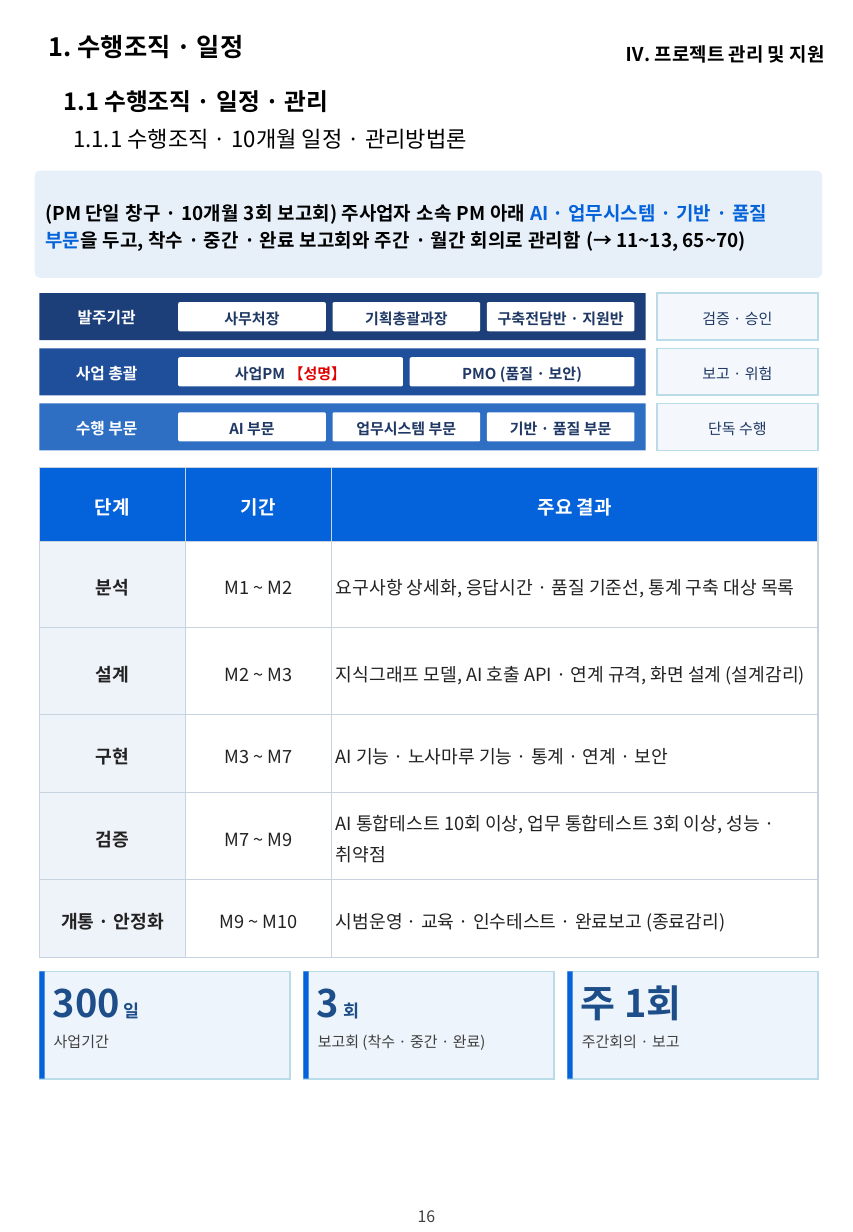
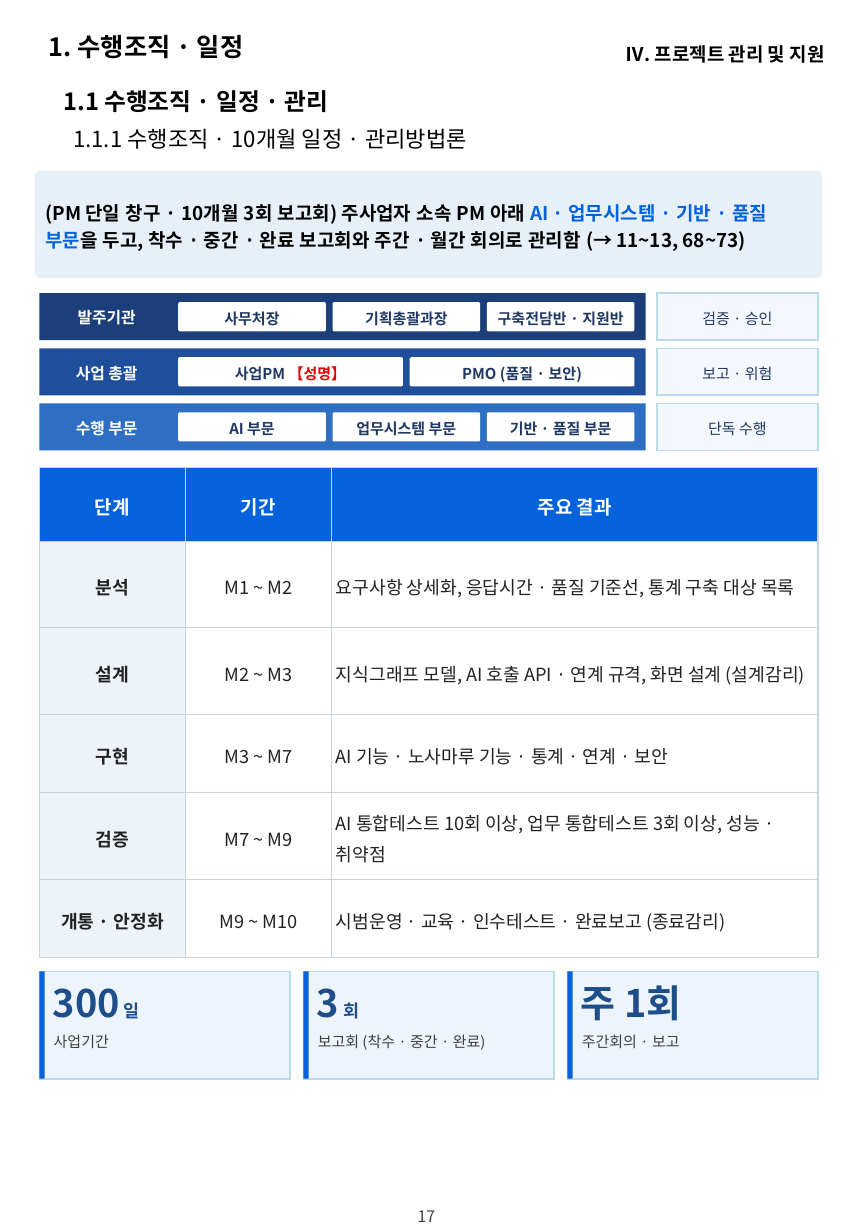
Before and after one commit to hwangsteeve-tech/hbjw, a slide deck: slide 17 of proposals/2026-11_nlrc-ai-labor-commission/nlrc_제안요약서.pptx (slide 16 before the commit). Drawn at 853x1232 pixels with LibreOffice and Linux fonts; fonts in the diff are those of the drawing; background and template pictures are left out. Boxes give left, top, right and bottom in pixels: in the first picture for what was removed or moved away, otherwise in the second. Text is boxed around its words. In the diff, an @@ line names an element or a change of style, - is before the commit and + after.

```diff
--- a/proposals/2026-11_nlrc-ai-labor-commission/nlrc_제안요약서.pptx
+++ b/proposals/2026-11_nlrc-ai-labor-commission/nlrc_제안요약서.pptx
@@ text in rounded rectangle at (45,204,767,251): text changed @@
-(PM 단일 창구 · 10개월 3회 보고회) 주사업자 소속 PM 아래 AI · 업무시스템 · 기반 · 품질 부문을 두고, 착수 · 중간 · 완료 보고회와 주간 · 월간 회의로 관리함 (→ 11~13, 65~70)
+(PM 단일 창구 · 10개월 3회 보고회) 주사업자 소속 PM 아래 AI · 업무시스템 · 기반 · 품질 부문을 두고, 착수 · 중간 · 완료 보고회와 주간 · 월간 회의로 관리함 (→ 11~13, 68~73)
@@ page number at (418,1210,436,1222): text changed @@
-16
+17
@@ text at (419,1210,435,1222): text changed @@
-16
+17
```
Also in this commit, not shown: 8 other slides changed, 1 slide added, 7 other files.
